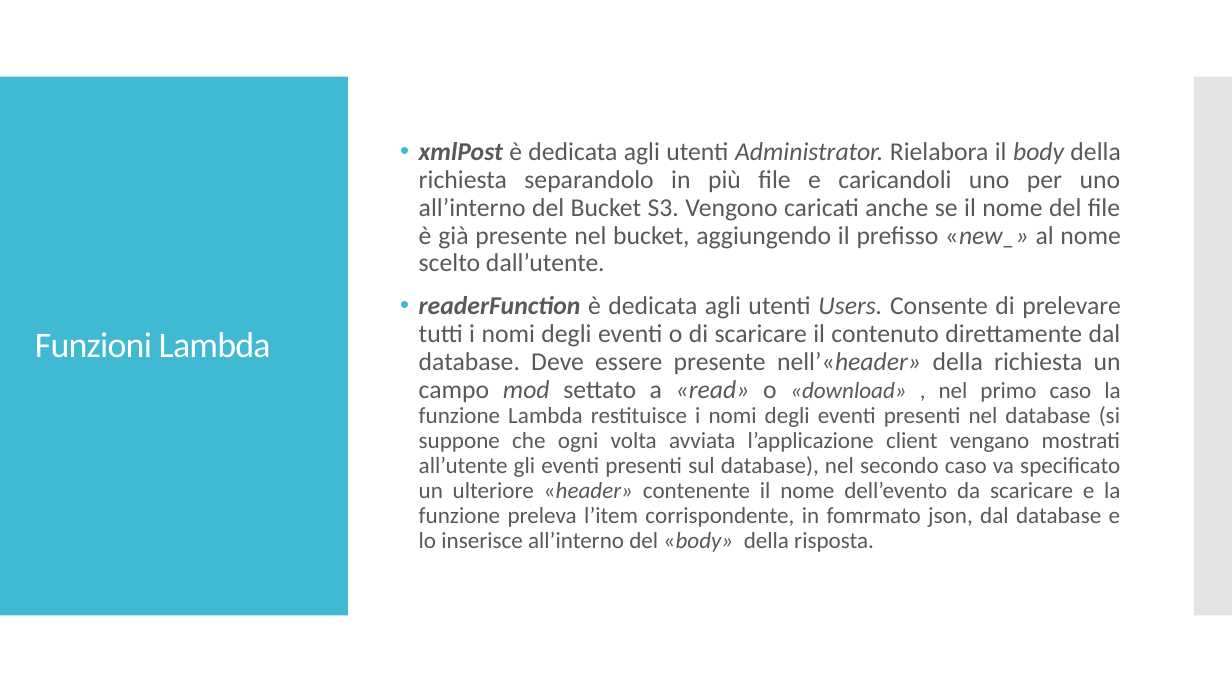
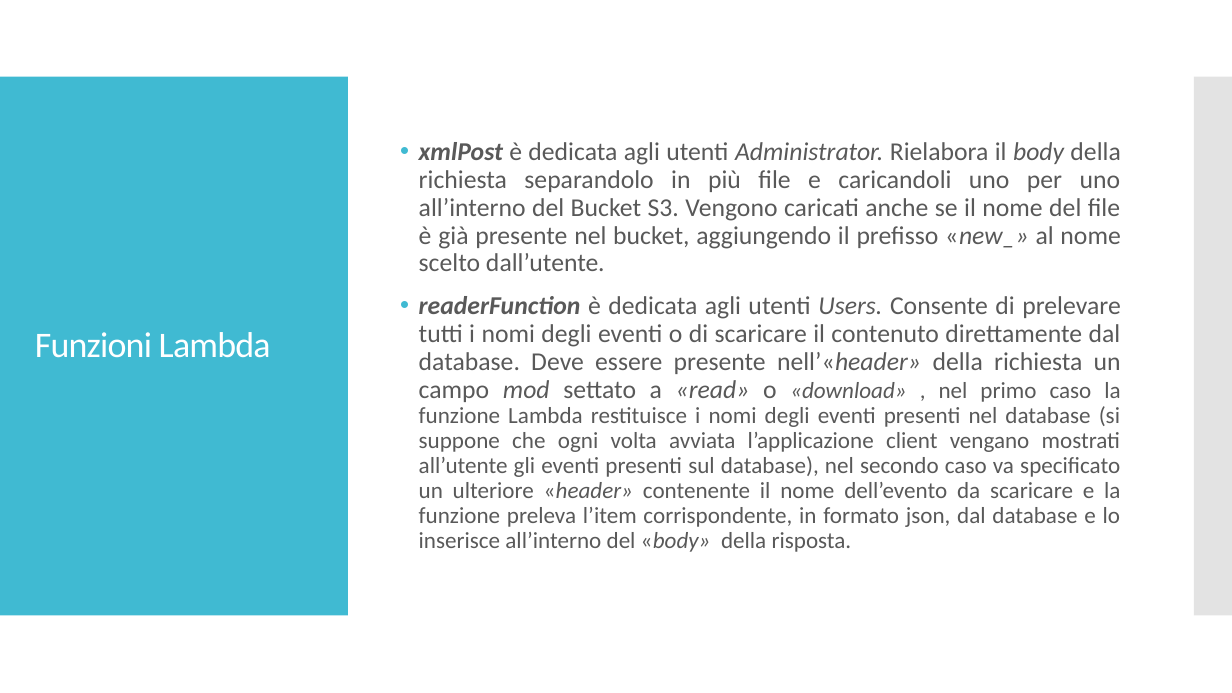
Before and after one commit to MatiasNegro/tcm_homeworks_and_project, a slide deck: slide 7 of presentazionev2.0.pptx (slide 5 before the commit). Drawn at 1232x693 pixels with LibreOffice and Linux fonts; fonts in the diff are those of the drawing. Boxes give left, top, right and bottom in pixels: in the first picture for what was removed or moved away, otherwise in the second. Text is boxed around its words. In the diff, an @@ line names an element or a change of style, - is before the commit and + after.

Commit message:
Presentazione v2.1

```diff
--- a/presentazionev2.0.pptx
+++ b/presentazionev2.0.pptx
@@ text at (419,296,1121,552): text changed @@
-• readerFunction è dedicata agli utenti Users. Consente di prelevare tutti i nomi degli eventi o di scaricare il contenuto direttamente dal database. Deve essere presente nell’«header» della richiesta un campo mod settato a «read» o «download» , nel primo caso la funzione Lambda restituisce i nomi degli eventi presenti nel database (si suppone che ogni volta avviata l’applicazione client vengano mostrati all’utente gli eventi presenti sul database), nel secondo caso va specificato un ulteriore «header» contenente il nome dell’evento da scaricare e la funzione preleva l’item corrispondente, in fomrmato json, dal database e lo inserisce all’interno del «body» della risposta.
+• readerFunction è dedicata agli utenti Users. Consente di prelevare tutti i nomi degli eventi o di scaricare il contenuto direttamente dal database. Deve essere presente nell’«header» della richiesta un campo mod settato a «read» o «download» , nel primo caso la funzione Lambda restituisce i nomi degli eventi presenti nel database (si suppone che ogni volta avviata l’applicazione client vengano mostrati all’utente gli eventi presenti sul database), nel secondo caso va specificato un ulteriore «header» contenente il nome dell’evento da scaricare e la funzione preleva l’item corrispondente, in formato json, dal database e lo inserisce all’interno del «body» della risposta.
```
Also in this commit, not shown: 1 other slide changed, 5 slides added, 2 other files.
